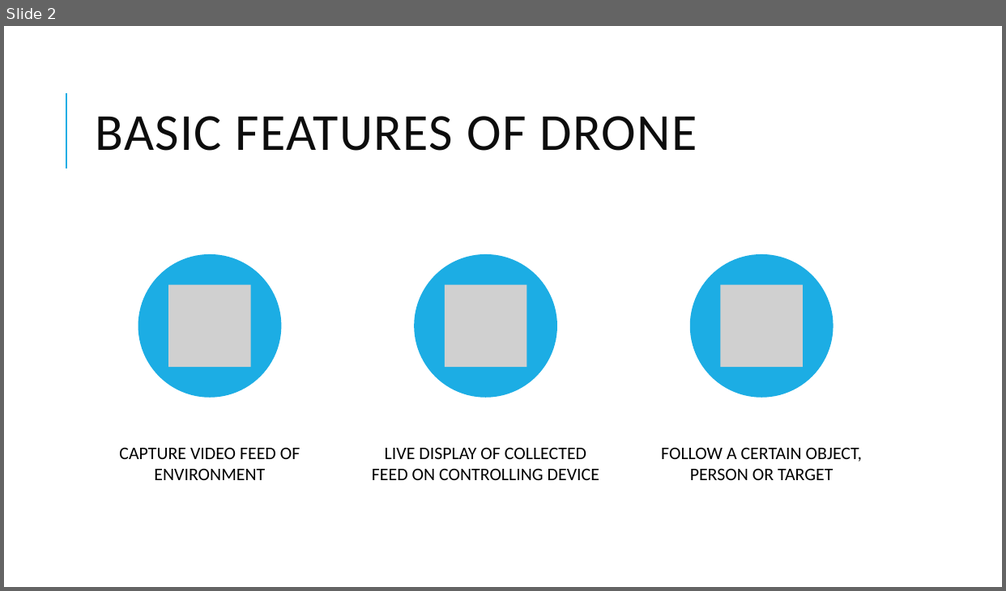
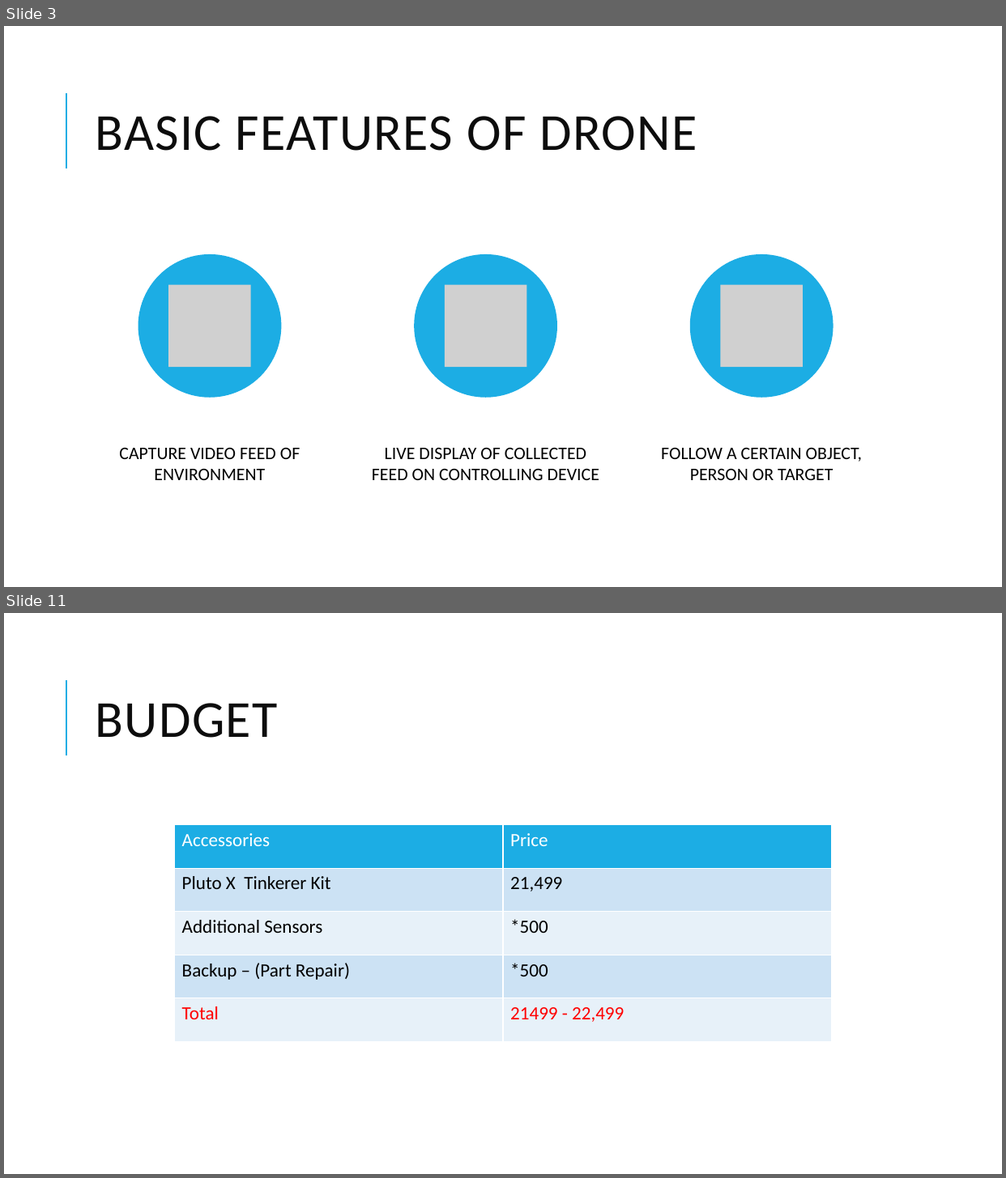
Before and after one commit to MihirRajeshPanchal/STAMP-Drone, a slide deck: Documentation/PPT/HighProfileSecurityDrone.pptx. Shown one above the other, each under a label of ours: slide 2 before the commit, slides 3 and 11 after it; the slides between them are not shown. The pictures are 1006x591 and 1006x1178 pixels, drawn with LibreOffice and Linux fonts; fonts in the diff are those of the drawing; grey boxes stand for pictures. Boxes give left, top, right and bottom in pixels: in the first picture for what was removed or moved away, otherwise in the second. Text is boxed around its words. In the diff, an @@ line names an element or a change of style, - is before the commit and + after.

```diff
--- a/Documentation/PPT/HighProfileSecurityDrone.pptx
+++ b/Documentation/PPT/HighProfileSecurityDrone.pptx
@@ slide 11 added at [4,613,1002,1174], background #FFFFFF; not listed: 1 template element that a slide beside it also shows @@
@@ title added at [96,703,278,738], 50 pt, text #0D0D0D @@
+BUDGET
@@ table added at [175,825,832,1042], 5 rows, 2 columns @@
+Accessories | Price
+Pluto X Tinkerer Kit | 21,499
+Additional Sensors | *500
+Backup – (Part Repair) | *500
+Total | 21499 - 22,499
@@ what was slide 2 is now slide 3 @@
```
Also in this commit, not shown: 3 slides changed, 7 other slides added, 3 slides removed, 5 other files.
